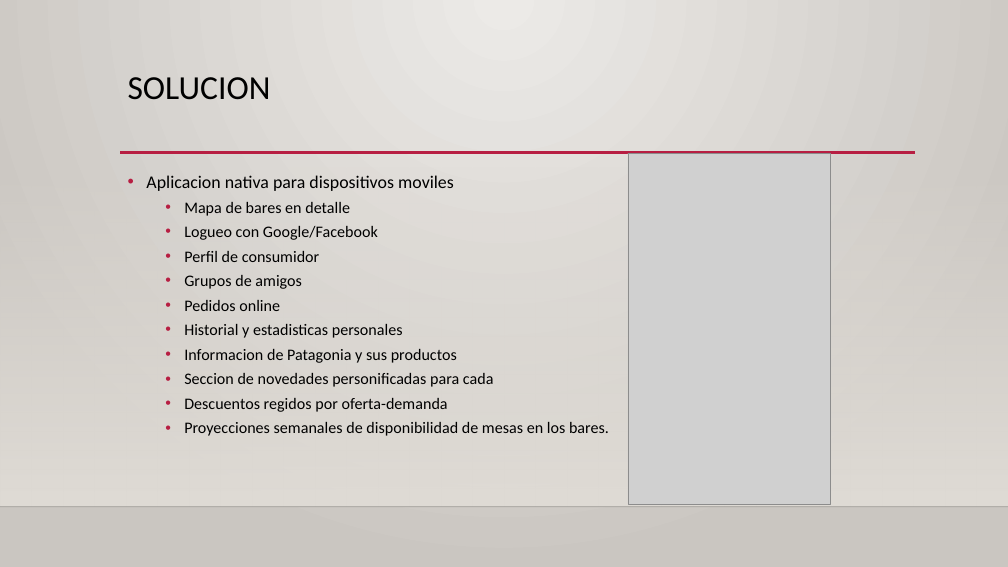
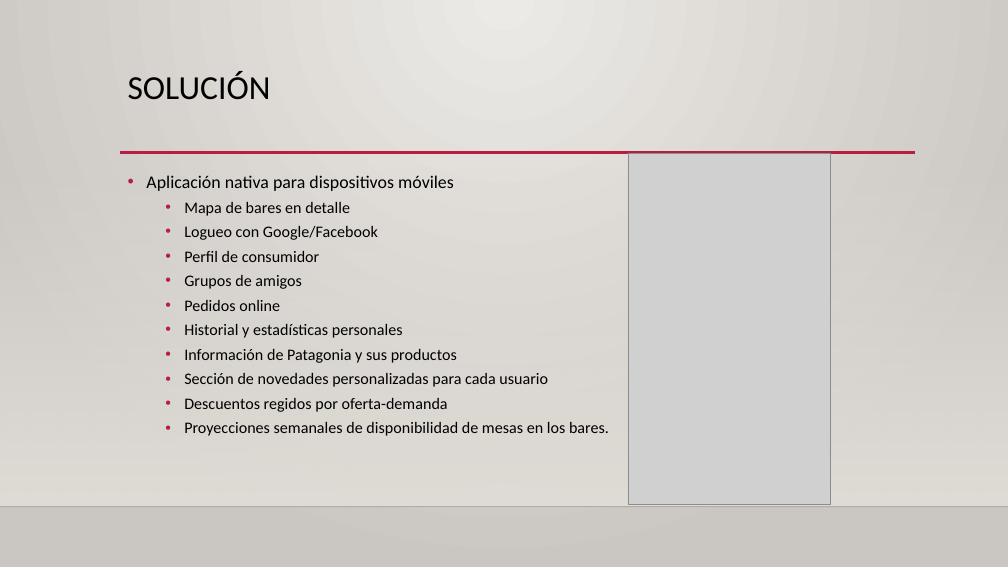
Before and after one commit to mgrabina/Formus, a slide deck: slide 3 of Patagonia app.pptx. Drawn at 1008x567 pixels with LibreOffice and Linux fonts; fonts in the diff are those of the drawing; grey boxes stand for pictures; background and template pictures are left out. Boxes give left, top, right and bottom in pixels: in the first picture for what was removed or moved away, otherwise in the second. Text is boxed around its words. In the diff, an @@ line names an element or a change of style, - is before the commit and + after.

Commit message:
Corrected grammar and spelling mistakes

```diff
--- a/Patagonia app.pptx
+++ b/Patagonia app.pptx
@@ title at (128,71,271,100): text changed @@
-SOLUCION
+SOLUCIÓN
@@ text at (146,175,454,191): text changed @@
-• Aplicacion nativa para dispositivos moviles
+• Aplicación nativa para dispositivos móviles
@@ text at (184,324,548,387): text changed @@
-  • Historial y estadisticas personales
-  • Informacion de Patagonia y sus productos
-  • Seccion de novedades personificadas para cada
+  • Historial y estadísticas personales
+  • Información de Patagonia y sus productos
+  • Sección de novedades personalizadas para cada usuario
```
Also in this commit, not shown: 4 other slides changed.
